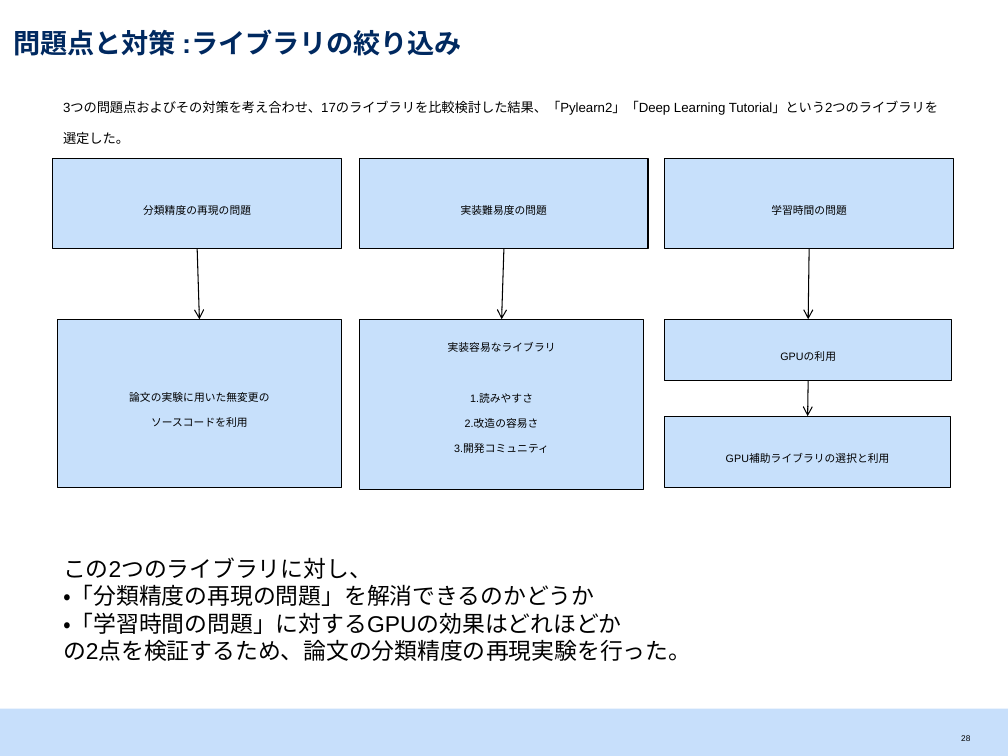
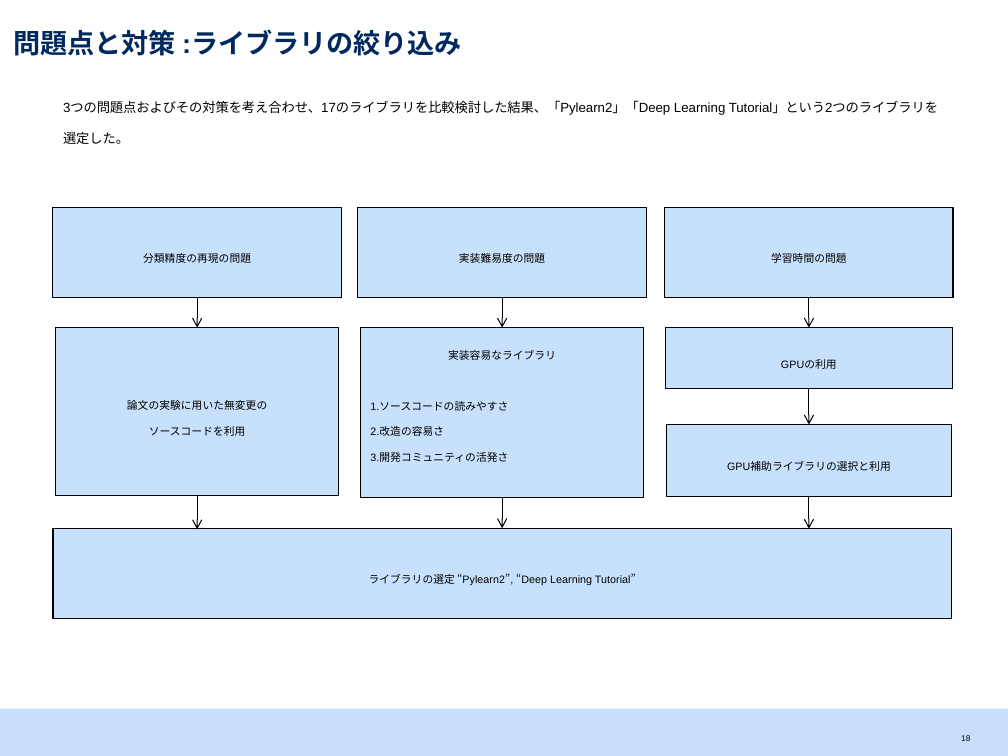
Before and after one commit to srtk/sotsuron, a slide deck: slide 19 of doc/sotsuron_defense/bd.pptx (slide 29 before the commit). Drawn at 1008x756 pixels with LibreOffice and Linux fonts; fonts in the diff are those of the drawing. Boxes give left, top, right and bottom in pixels: in the first picture for what was removed or moved away, otherwise in the second. Text is boxed around its words. In the diff, an @@ line names an element or a change of style, - is before the commit and + after.

```diff
--- a/doc/sotsuron_defense/bd.pptx
+++ b/doc/sotsuron_defense/bd.pptx
@@ 3 rectangles: place and size @@
-3 rectangles at box(53, 158, 953, 249)
+3 rectangles at box(53, 207, 952, 297)
@@ arrow moved from (197, 249) - (200, 319) to (197, 297) - (197, 328) @@
@@ arrow moved from (504, 249) - (502, 319) to (502, 297) - (502, 328) @@
@@ arrow moved from (809, 249) - (808, 319) to (809, 297) - (809, 328) @@
@@ 4 rectangles, 1 arrow: place and size @@
-4 rectangles, 1 arrow at box(58, 319, 951, 489)
+4 rectangles, 1 arrow at box(56, 328, 952, 498)
@@ text in rectangle at box(370, 402, 508, 411): text changed @@
-1.読みやすさ
+1.ソースコードの読みやすさ
@@ text in rectangle at box(370, 427, 444, 436): alignment centre to left @@
@@ text in rectangle at box(370, 452, 508, 462): text changed @@
-3.開発コミュニティ
+3.開発コミュニティの活発さ
@@ arrow added from (197, 496) to (197, 530), #000000 0.75 pt @@
@@ arrow added from (502, 498) to (502, 529), #000000 0.75 pt @@
@@ arrow added from (809, 497) to (809, 529), #000000 0.75 pt @@
@@ rectangle added at box(53, 529, 951, 619), fill #C7E0FB, outline #000000 0.75 pt, 13 pt, text #000000 @@
+ライブラリの選定 “Pylearn2”, “Deep Learning Tutorial”
@@ text removed at box(63, 557, 691, 661) @@
-この2つのライブラリに対し、
-・「分類精度の再現の問題」を解消できるのかどうか
-・「学習時間の問題」に対するGPUの効果はどれほどか
-の2点を検証するため、論文の分類精度の再現実験を行った。
```
Also in this commit, not shown: 15 other slides changed, 3 slides added, 6 slides removed, 3 other files.
